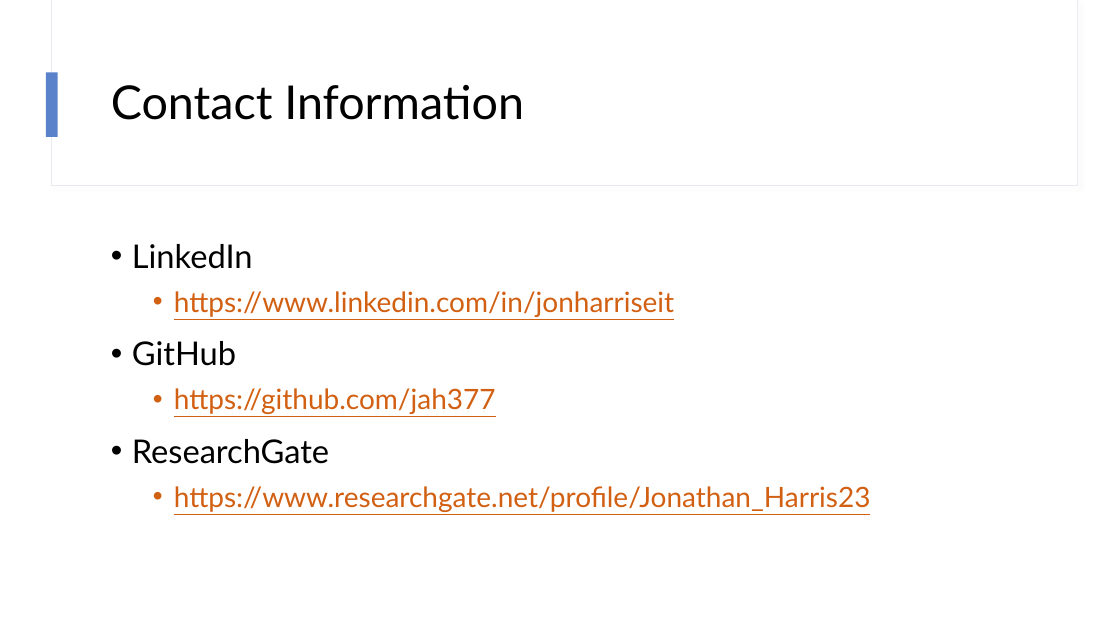
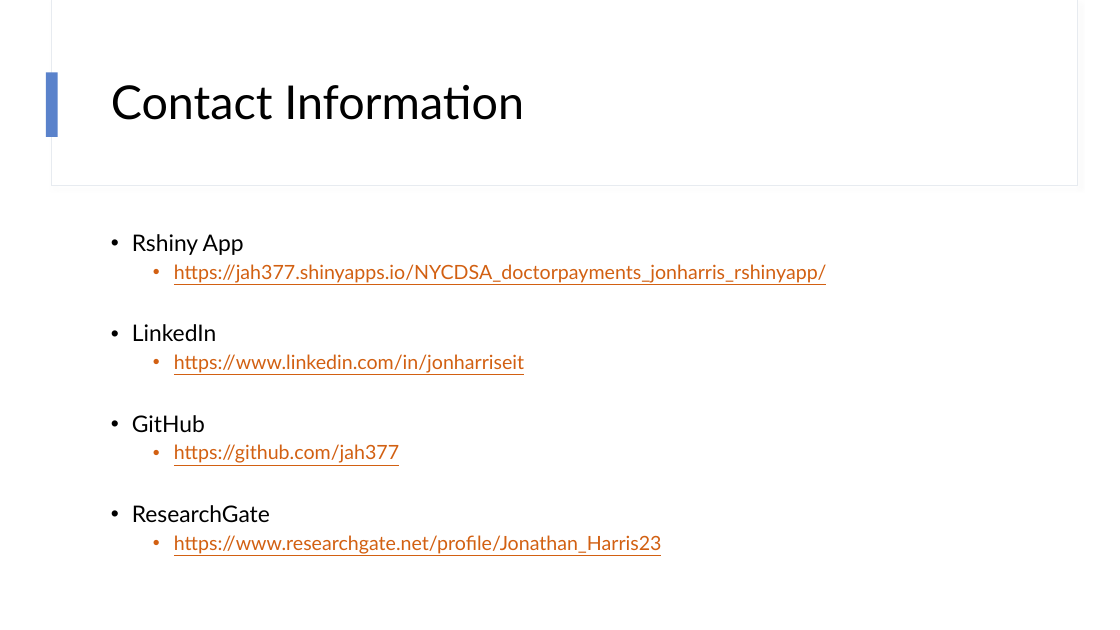
Before and after one commit to jah377/NYCDSA_PhysicianPayments, a slide deck: slide 27 of jonharris_rshiny_project_PPT.pptx. Drawn at 1120x630 pixels with LibreOffice and Linux fonts; fonts in the diff are those of the drawing. Boxes give left, top, right and bottom in pixels: in the first picture for what was removed or moved away, otherwise in the second. Text is boxed around its words. In the diff, an @@ line names an element or a change of style, - is before the commit and + after.

Commit message:
added shiny link to pppt

```diff
--- a/jonharris_rshiny_project_PPT.pptx
+++ b/jonharris_rshiny_project_PPT.pptx
@@ text at [132, 234, 827, 283]: paragraphs added @@
+• Rshiny App
+  • https://jah377.shinyapps.io/NYCDSA_doctorpayments_jonharris_rshinyapp/
@@ text at [132, 324, 662, 554]: size 28 to 19.6 pt in "LinkedIn", "GitHub", "ResearchGate"; size 24 to 16.8 pt in "https://www.linkedin.com/in/jonharriseit", "https://github.com/jah377", "https://www.researchgate.net/profile/Jonathan_Harris23"; line spacing 1.1 to 0.9 @@
```
